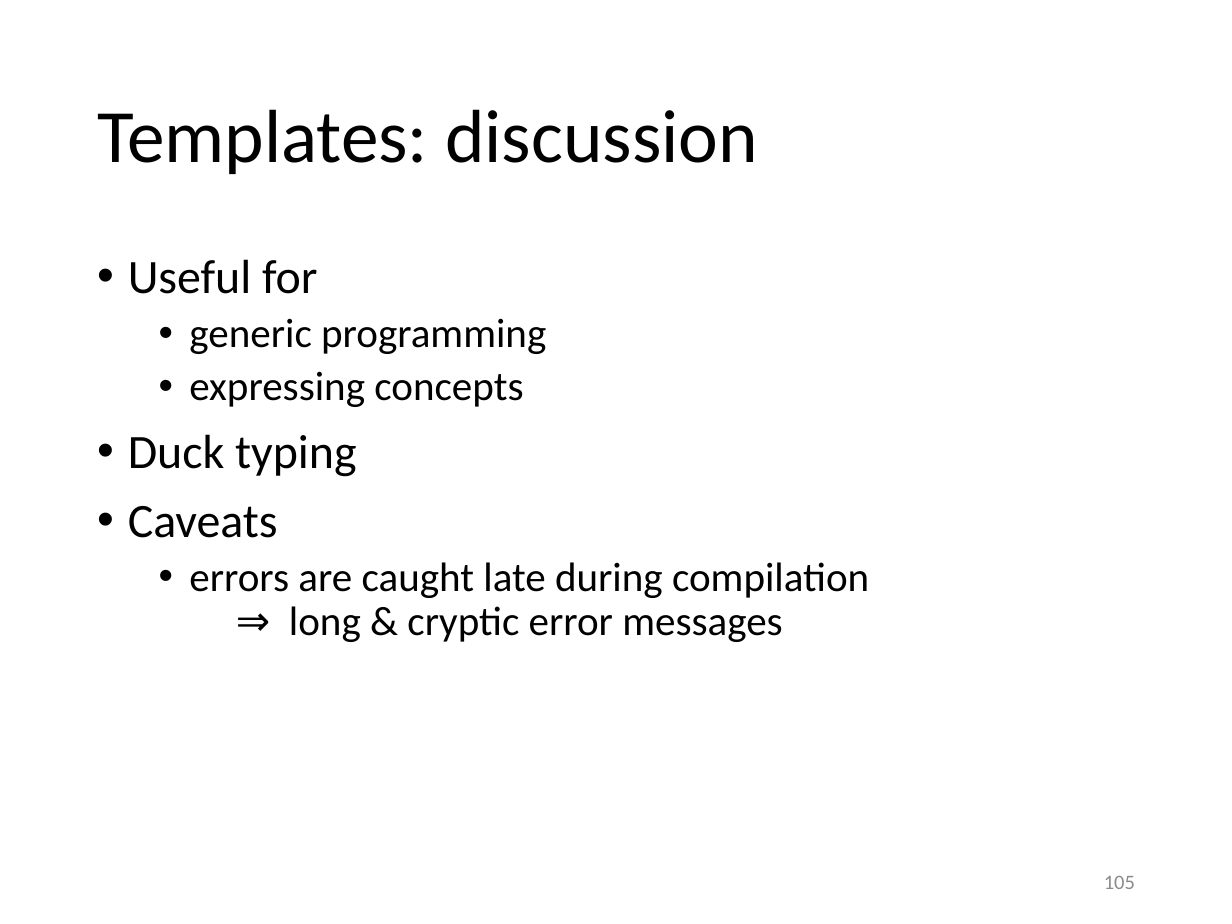
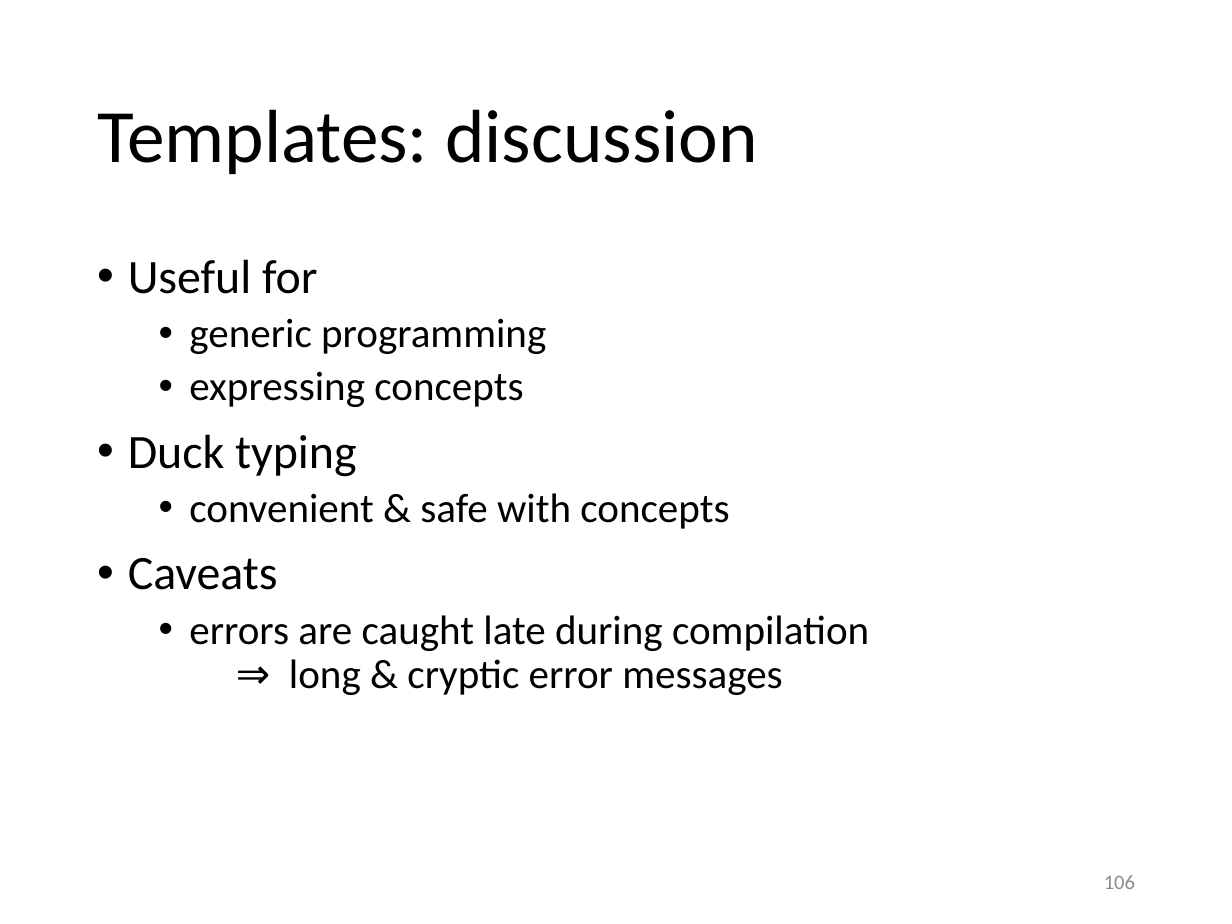
Before and after one commit to gjbex/Scientific-C-plus-plus, a slide deck: slide 106 of scientific_cpp.pptx (slide 105 before the commit). Drawn at 1232x924 pixels with LibreOffice and Linux fonts; fonts in the diff are those of the drawing. Boxes give left, top, right and bottom in pixels: in the first picture for what was removed or moved away, otherwise in the second. Text is boxed around its words. In the diff, an @@ line names an element or a change of style, - is before the commit and + after.

Commit message:
Add slide on concepts

```diff
--- a/scientific_cpp.pptx
+++ b/scientific_cpp.pptx
@@ text at <box>189,493,729,529</box>: paragraph added @@
+  • convenient & safe with concepts
@@ page number at <box>1104,875,1135,889</box>: text changed @@
-105
+106
```
Also in this commit, not shown: 1 other slide changed, 1 slide added.
